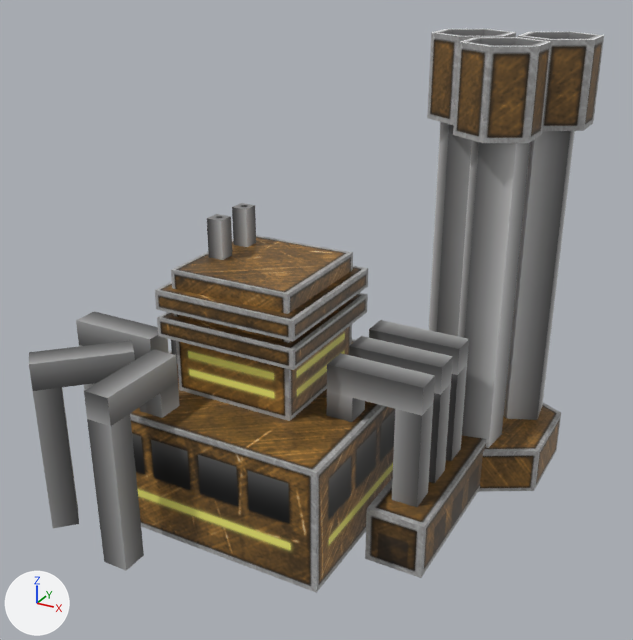
One commit to the Blender file _temporary/euf_rafinery/eufrafinery.blend: the scene before it, then after it.
One viewpoint serves both versions: a camera (50 mm lens) standing at (3.37, -5.31, 4.26) and looking at (0.33, 0.22, 1.5). The axes (+X, +Y, +Z) are drawn at lower left. The lights are the same throughout. The first picture is the older version.
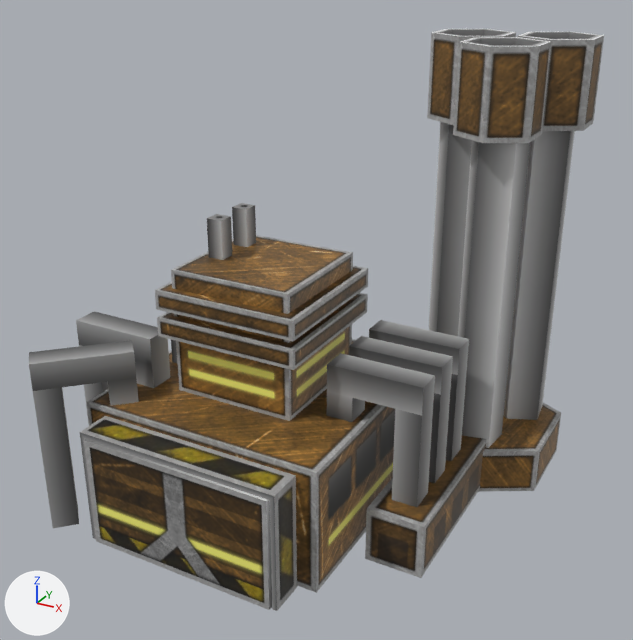
Changed parts and their boxes [x1, y1, x2, y2] in the pictures (633 x 640 px; the box of a moved part takes in the faces that stretch with it):
'Cube.003', reshaped: before [29, 312, 180, 571]; after [29, 312, 170, 528]
'Cube.002', added: after [84, 439, 272, 610]
'Cube.001', added: after [80, 416, 298, 611]
part 1 of me_cube_013, moved or reshaped (not visible afterwards): before [84, 349, 180, 571]

The change in detail:
me_cube_013 is used by ob_cube_003; location (-0.797, -0.468, 1.101); rotation (0.0, 0.0, -3.142), in degrees (0, 0, -180); scale (0.105, 0.105, 0.105).
me_cube_013 had 72 vertices, 63 faces and spanned x -4.27..6.12, y -1.0..9.33, z -10.62..3.07.
me_cube_013 now has 72 vertices, 63 faces and spans x -6.74..6.12, y -18.31..8.25, z -10.62..3.07.
me_cube_013 part 1: the loose piece of 24 vertices spanning x -4.27..-2.27, y 2.21..9.33, z -10.62..3.07 is turned -180 degrees about the z axis through its middle, then moved by (-2.46, -20.52, 0.0).
Mesh me_cube_002 is new.
It is a box spanning x -1.8..1.8, y -0.74..-0.55, z -2.57..-0.49.
It uses material mat_eufrafinery_bmp (picture img_eufrafinery_bmp).
Mesh me_cube_001 is new.
It has 16 vertices, 10 faces and spans x -1.92..1.92, y -0.64..0.02, z -2.58..-0.39.
It uses material mat_eufrafinery_bmp (picture img_eufrafinery_bmp).
Object 'Cube.002' (ob_cube_002) is new; it shows me_cube_002.
Its location is (0.007, -0.976, 1.101).
Its scale is (0.435, 0.435, 0.435).
Object 'Cube.001' (ob_cube_001) is new; it shows me_cube_001.
Its location is (0.007, -1.0, 1.101).
Its scale is (0.435, 0.435, 0.435).
